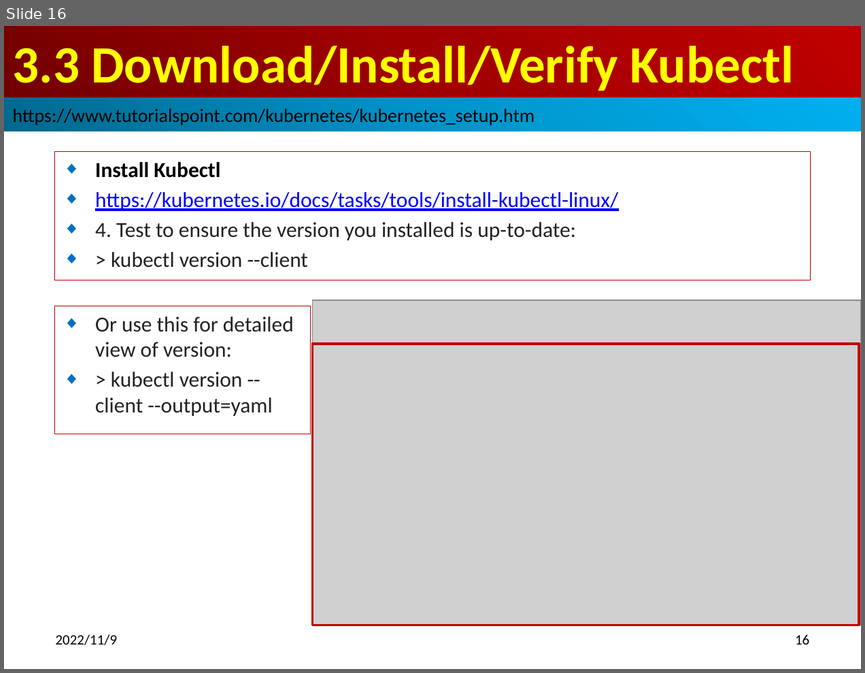
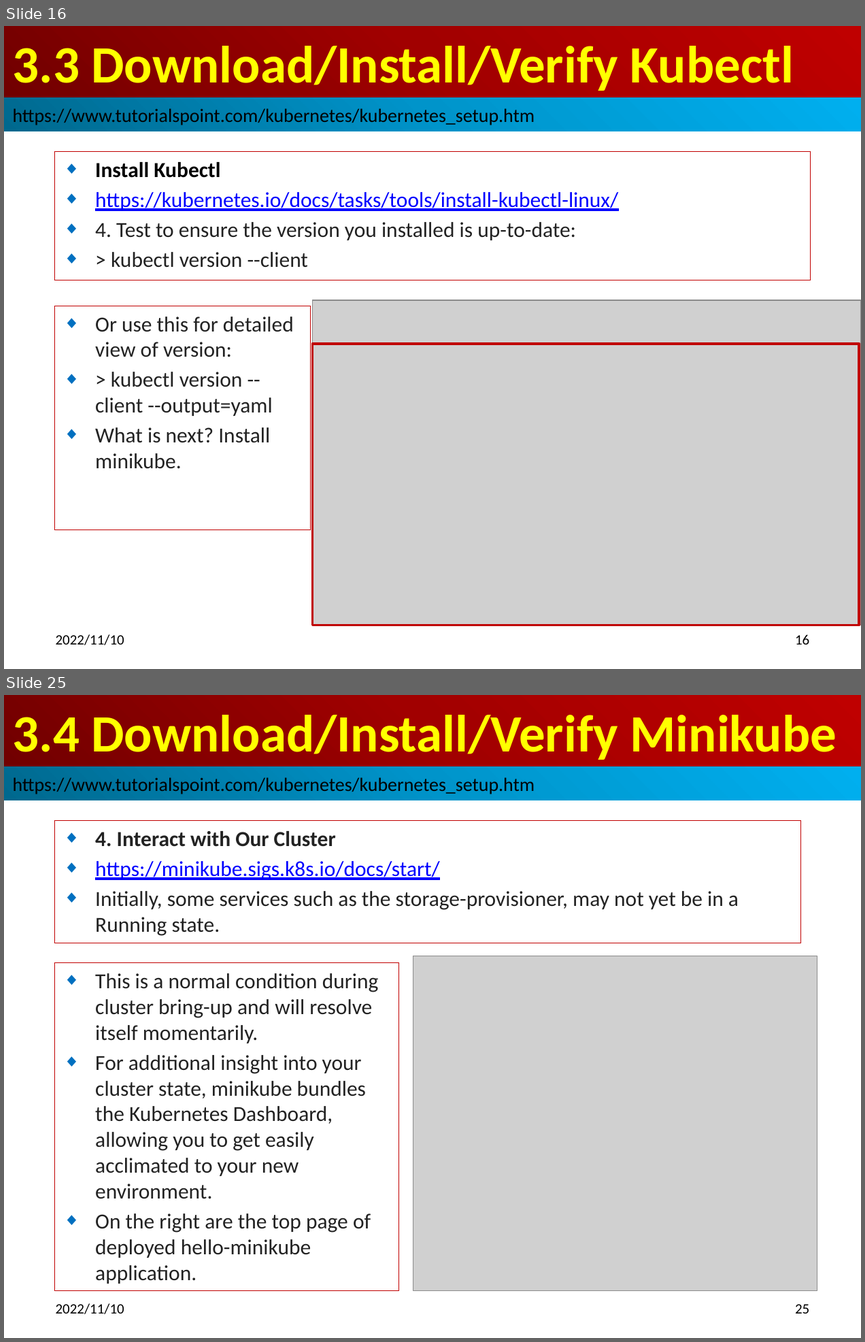
Before and after one commit to peterhchen/910_Kubernetes_TP_IO, a slide deck: 004_KubernetesSetup.pptx. Shown one above the other, each under a label of ours: slide 16 before the commit, slides 16 and 25 after it; the slides between them are not shown. The pictures are 865x673 and 865x1342 pixels, drawn with LibreOffice and Linux fonts; fonts in the diff are those of the drawing; grey boxes stand for pictures. Boxes give left, top, right and bottom in pixels: in the first picture for what was removed or moved away, otherwise in the second. Text is boxed around its words. In the diff, an @@ line names an element or a change of style, - is before the commit and + after.

```diff
--- a/004_KubernetesSetup.pptx
+++ b/004_KubernetesSetup.pptx
@@ slide 25 added at <box>4,695,861,1338</box>, background #FFFFFF @@
@@ title added at <box>4,695,861,767</box>, fill gradient #720000 to #A20000 to #C00000, 44 pt, text #FFFF00, bold @@
+3.4 Download/Install/Verify Minikube
@@ rectangle added at <box>4,767,861,800</box>, fill gradient #00688E to #0094CA to #00B0F0, 16 pt, text #000000 @@
+https://www.tutorialspoint.com/kubernetes/kubernetes_setup.htm
@@ subtitle added at <box>54,821,801,943</box>, outline #C00000 0.75 pt, 18 pt, text #222222 @@
+◆ 4. Interact with Our Cluster
+◆ https://minikube.sigs.k8s.io/docs/start/
+◆ Initially, some services such as the storage-provisioner, may not yet be in a Running state.
@@ picture added at <box>413,955,817,1289</box> @@
@@ rectangle added at <box>54,963,399,1291</box>, outline #C00000 0.75 pt, 18 pt, text #222222 @@
+◆ This is a normal condition during cluster bring-up and will resolve itself momentarily.
+◆ For additional insight into your cluster state, minikube bundles the Kubernetes Dashboard, allowing you to get easily acclimated to your new environment.
+◆ On the right are the top page of deployed hello-minikube application.
@@ text added at <box>56,1303,124,1314</box>, 12 pt, text #000000 @@
+2022/11/10
@@ page number added at <box>795,1304,809,1313</box>, 12 pt, text #000000 @@
+25
@@ slide 16 changed as well @@
@@ rectangle "Or use this for detailed ...": place and size @@
-rectangle "Or use this for detailed ..." at <box>54,305,311,434</box>
+rectangle "Or use this for detailed ..." at <box>54,305,311,529</box>
@@ text in rectangle at <box>95,427,270,469</box>: paragraph added @@
+◆ What is next? Install minikube.
@@ text at <box>56,634,124,645</box>: text changed @@
-2022/11/9
+2022/11/10
```
Also in this commit, not shown: 16 other slides changed, 23 other slides added.
